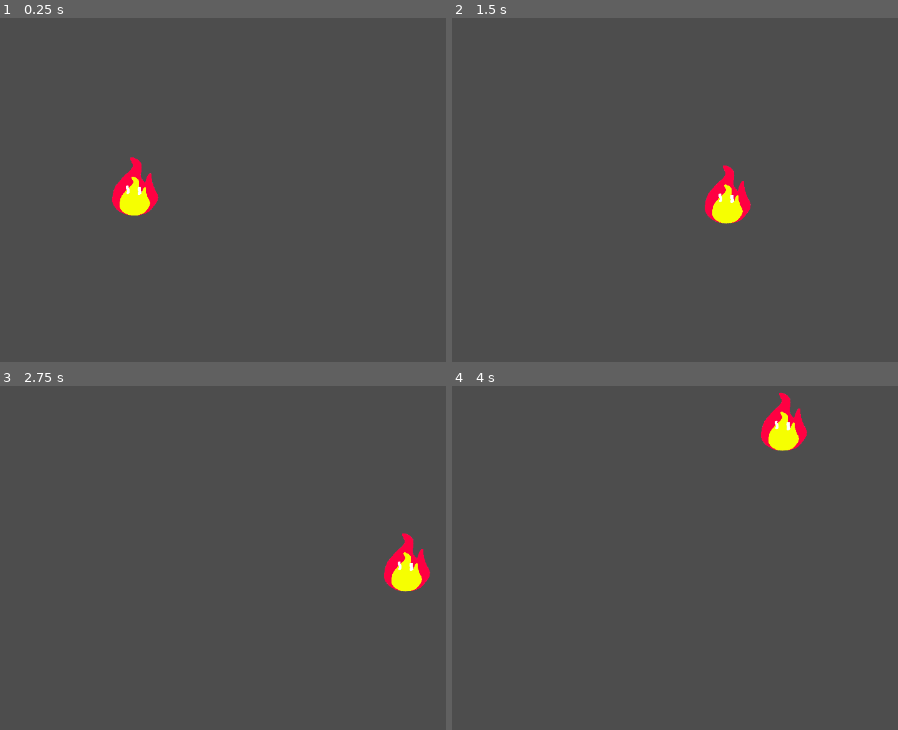
Above: before the commit, frames 1-4 (two rows, left to right).
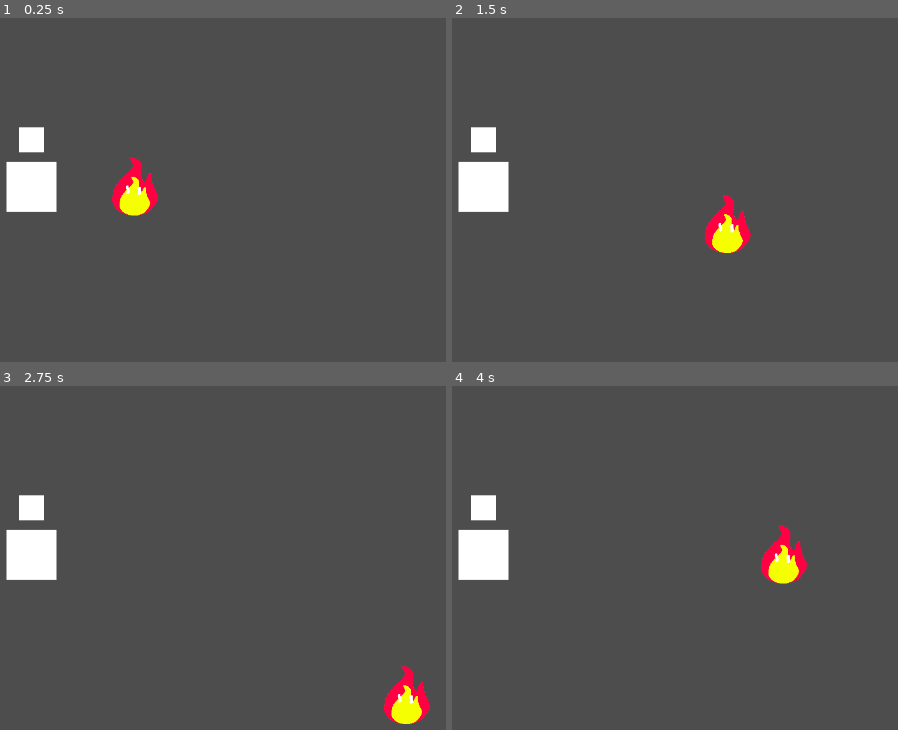
Above: after the commit, the same moments.

Repository: ignamarga1/MiraPinguinoh
Game: Godot game, scene res://scenes/prueba.tscn
The game is run twice, just before and just after one commit, with the same random seed, the same clock (stepped at 60 frames per second) and the same inputs. This scene is started directly instead of the project's main scene.
Inputs:
- Up to frame 1 (0.25 s): no input
- Up to frame 2 (1.5 s): tap Enter at 0.5 s; hold Right (ui_right) 0.53-1.28 s; tap Space (Interact, bound only after the commit) at 0.6, 1.35 s; hold Down (ui_down) from 1.28 s (still down)
- Up to frame 3 (2.75 s): release Down (ui_down) at 2.03 s; hold Right (ui_right) from 2.03 s (still down); tap Space (Interact, bound only after the commit) at 2.1 s
- Up to frame 4 (4 s): release Right (ui_right) at 2.78 s; hold Up (ui_up) 2.78-3.53 s; tap Space (Interact, bound only after the commit) at 2.85, 3.6 s; hold Left (ui_left) from 3.53 s (still down)

The runs differ from the first frame. In frame 1, 2.1% of the frame differs, in the area x 1-13%, y 31-57%; in frame 2, 3.9%; in frame 3, 4.3%, in the area x 1-97%, y 31-99%; in frame 4, 4.3%.

Commit message:
interactable and queens

Diff:
--- a/Godot/mira-pinguinoh/project.godot
+++ b/Godot/mira-pinguinoh/project.godot
@@ -15,10 +15,27 @@
 config/features=PackedStringArray("4.6", "GL Compatibility")
 config/icon="res://icon.svg"
 
+[autoload]
+
+SignalManager="*uid://cyy4ib0o2x30n"
+
 [display]
 
 window/size/viewport_width=1280
 window/size/viewport_height=720
+
+[input]
+
+Interact={
+"deadzone": 0.2,
+"events": [Object(InputEventKey,"resource_local_to_scene":false,"resource_name":"","device":0,"window_id":0,"alt_pressed":false,"shift_pressed":false,"ctrl_pressed":false,"meta_pressed":false,"pressed":false,"keycode":0,"physical_keycode":32,"key_label":0,"unicode":0,"location":0,"echo":false,"script":null)
+]
+}
+
+[layer_names]
+
+2d_physics/layer_2="Player"
+2d_physics/layer_3="Interactable"
 
 [physics]
 
--- /dev/null
+++ b/Godot/mira-pinguinoh/scenes/Queens.tscn
@@ -0,0 +1,142 @@
+[gd_scene format=3 uid="uid://uy2cj7dqjql4"]
+
+[ext_resource type="PackedScene" uid="uid://2x2qewl56ta1" path="res://scenes/interactable_object.tscn" id="1_b71py"]
+[ext_resource type="PackedScene" uid="uid://dc5gbt1e8usyy" path="res://scenes/player.tscn" id="2_eoitg"]
+[ext_resource type="Script" uid="uid://brtibcewte6q" path="res://scripts/queens_manager.gd" id="3_eoitg"]
+
+[node name="Queens" type="Node2D" unique_id=682151997]
+position = Vector2(307, 207)
+scale = Vector2(0.5, 0.5)
+
+[node name="Interactables" type="Node2D" parent="." unique_id=1137079167]
+position = Vector2(631, 209)
+
+[node name="Row 1" type="Node2D" parent="Interactables" unique_id=1975759904]
+position = Vector2(0, 300)
+
+[node name="Interactable1" parent="Interactables/Row 1" unique_id=1353283679 instance=ExtResource("1_b71py")]
+position = Vector2(-400, 0)
+
+[node name="Interactable2" parent="Interactables/Row 1" unique_id=1833380359 instance=ExtResource("1_b71py")]
+position = Vector2(-200, 0)
+j = 1
+
+[node name="Interactable3" parent="Interactables/Row 1" unique_id=1477618049 instance=ExtResource("1_b71py")]
+j = 2
+
+[node name="Interactable4" parent="Interactables/Row 1" unique_id=702804419 instance=ExtResource("1_b71py")]
+position = Vector2(200, 0)
+j = 3
+
+[node name="Interactable5" parent="Interactables/Row 1" unique_id=975825424 instance=ExtResource("1_b71py")]
+position = Vector2(400, 0)
+j = 4
+
+[node name="Row 2" type="Node2D" parent="Interactables" unique_id=1896598516]
+position = Vector2(0, 150)
+
+[node name="Interactable1" parent="Interactables/Row 2" unique_id=1141291164 instance=ExtResource("1_b71py")]
+position = Vector2(-400, 0)
+i = 1
+
+[node name="Interactable2" parent="Interactables/Row 2" unique_id=620852813 instance=ExtResource("1_b71py")]
+position = Vector2(-200, 0)
+i = 1
+j = 1
+
+[node name="Interactable3" parent="Interactables/Row 2" unique_id=107252947 instance=ExtResource("1_b71py")]
+i = 1
+j = 2
+
+[node name="Interactable4" parent="Interactables/Row 2" unique_id=425947533 instance=ExtResource("1_b71py")]
+position = Vector2(200, 0)
+i = 1
+j = 3
+
+[node name="Interactable5" parent="Interactables/Row 2" unique_id=1751534694 instance=ExtResource("1_b71py")]
+position = Vector2(400, 0)
+i = 1
+j = 4
+
+[node name="Row 3" type="Node2D" parent="Interactables" unique_id=1507986461]
+
+[node name="Interactable1" parent="Interactables/Row 3" unique_id=603200204 instance=ExtResource("1_b71py")]
+position = Vector2(-400, 0)
+i = 2
+
+[node name="Interactable2" parent="Interactables/Row 3" unique_id=1644454852 instance=ExtResource("1_b71py")]
+position = Vector2(-200, 0)
+i = 2
+j = 1
+
+[node name="Interactable3" parent="Interactables/Row 3" unique_id=702231946 instance=ExtResource("1_b71py")]
+i = 2
+j = 2
+
+[node name="Interactable4" parent="Interactables/Row 3" unique_id=1926212474 instance=ExtResource("1_b71py")]
+position = Vector2(200, 0)
+i = 2
+j = 3
+
+[node name="Interactable5" parent="Interactables/Row 3" unique_id=2034242123 instance=ExtResource("1_b71py")]
+position = Vector2(400, 0)
+i = 2
+j = 4
+
+[node name="Row 4" type="Node2D" parent="Interactables" unique_id=1820093580]
+position = Vector2(0, -150)
+
+[node name="Interactable1" parent="Interactables/Row 4" unique_id=1114370278 instance=ExtResource("1_b71py")]
+position = Vector2(-400, 0)
+i = 3
+
+[node name="Interactable2" parent="Interactables/Row 4" unique_id=1388507264 instance=ExtResource("1_b71py")]
+position = Vector2(-200, 0)
+i = 3
+j = 1
+
+[node name="Interactable3" parent="Interactables/Row 4" unique_id=398638827 instance=ExtResource("1_b71py")]
+i = 3
+j = 2
+
+[node name="Interactable4" parent="Interactables/Row 4" unique_id=575060130 instance=ExtResource("1_b71py")]
+position = Vector2(200, 0)
+i = 3
+j = 3
+
+[node name="Interactable5" parent="Interactables/Row 4" unique_id=924264322 instance=ExtResource("1_b71py")]
+position = Vector2(400, 0)
+i = 3
+j = 4
+
+[node name="Row 5" type="Node2D" parent="Interactables" unique_id=127634055]
+position = Vector2(0, -300)
+
+[node name="Interactable1" parent="Interactables/Row 5" unique_id=144752920 instance=ExtResource("1_b71py")]
+position = Vector2(-400, 0)
+i = 4
+
+[node name="Interactable2" parent="Interactables/Row 5" unique_id=1061370704 instance=ExtResource("1_b71py")]
+position = Vector2(-200, 0)
+i = 4
+j = 1
+
+[node name="Interactable3" parent="Interactables/Row 5" unique_id=238023676 instance=ExtResource("1_b71py")]
+i = 4
+j = 2
+
+[node name="Interactable4" parent="Interactables/Row 5" unique_id=98370859 instance=ExtResource("1_b71py")]
+position = Vector2(200, 0)
+i = 4
+j = 3
+
+[node name="Interactable5" parent="Interactables/Row 5" unique_id=1482978899 instance=ExtResource("1_b71py")]
+position = Vector2(400, 0)
+i = 4
+j = 4
+
+[node name="Player" parent="." unique_id=1894066236 instance=ExtResource("2_eoitg")]
+position = Vector2(631, 652)
+
+[node name="GameManager" type="Node2D" parent="." unique_id=2142246096]
+script = ExtResource("3_eoitg")
--- /dev/null
+++ b/Godot/mira-pinguinoh/scenes/interactable_object.tscn
@@ -0,0 +1,38 @@
+[gd_scene format=3 uid="uid://2x2qewl56ta1"]
+
+[ext_resource type="Script" uid="uid://bs2tc1aibw5js" path="res://scripts/interactable_object.gd" id="1_1cvqn"]
+[ext_resource type="Texture2D" uid="uid://dcb83il8ukf8w" path="res://assets/square.png" id="1_gknyc"]
+
+[sub_resource type="RectangleShape2D" id="RectangleShape2D_1cvqn"]
+size = Vector2(80, 80)
+
+[sub_resource type="RectangleShape2D" id="RectangleShape2D_gknyc"]
+size = Vector2(68, 11)
+
+[node name="Interactable" type="Node2D" unique_id=1353283679 node_paths=PackedStringArray("indicator")]
+script = ExtResource("1_1cvqn")
+indicator = NodePath("Indicator")
+
+[node name="StaticBody2D" type="StaticBody2D" parent="." unique_id=307102129]
+
+[node name="CollisionShape2D" type="CollisionShape2D" parent="StaticBody2D" unique_id=268235689]
+shape = SubResource("RectangleShape2D_1cvqn")
+
+[node name="Sprite2D" type="Sprite2D" parent="StaticBody2D" unique_id=1085638741]
+scale = Vector2(0.1, 0.1)
+texture = ExtResource("1_gknyc")
+
+[node name="Area2D" type="Area2D" parent="." unique_id=608663492]
+collision_layer = 5
+
+[node name="CollisionShape2D" type="CollisionShape2D" parent="Area2D" unique_id=527323308]
+position = Vector2(1, 42)
+shape = SubResource("RectangleShape2D_gknyc")
+
+[node name="Indicator" type="Sprite2D" parent="." unique_id=1868803806]
+position = Vector2(0, -75)
+scale = Vector2(0.05, 0.05)
+texture = ExtResource("1_gknyc")
+
+[connection signal="body_entered" from="Area2D" to="." method="_on_area_2d_body_entered"]
+[connection signal="body_exited" from="Area2D" to="." method="_on_area_2d_body_exited"]
--- a/Godot/mira-pinguinoh/scenes/player.tscn
+++ b/Godot/mira-pinguinoh/scenes/player.tscn
@@ -3,10 +3,11 @@
 [ext_resource type="Texture2D" uid="uid://bf6e5ihrp4m2m" path="res://assets/fueguito.png" id="1_3vyb7"]
 [ext_resource type="Script" uid="uid://ctdsrujq4nphg" path="res://scripts/player.gd" id="1_g2els"]
 
-[sub_resource type="CircleShape2D" id="CircleShape2D_g2els"]
-radius = 31.257
+[sub_resource type="RectangleShape2D" id="RectangleShape2D_g2els"]
+size = Vector2(66, 24)
 
 [node name="Player" type="CharacterBody2D" unique_id=1894066236]
+collision_mask = 5
 script = ExtResource("1_g2els")
 
 [node name="Sprite2D" type="Sprite2D" parent="." unique_id=897257649]
@@ -14,5 +15,5 @@
 texture = ExtResource("1_3vyb7")
 
 [node name="CollisionShape2D" type="CollisionShape2D" parent="." unique_id=2142039347]
-position = Vector2(0, 16)
-shape = SubResource("CircleShape2D_g2els")
+position = Vector2(0, 37)
+shape = SubResource("RectangleShape2D_g2els")
--- a/Godot/mira-pinguinoh/scenes/prueba.tscn
+++ b/Godot/mira-pinguinoh/scenes/prueba.tscn
@@ -1,20 +1,16 @@
 [gd_scene format=3 uid="uid://x0jmys7s4mo0"]
 
 [ext_resource type="PackedScene" uid="uid://dc5gbt1e8usyy" path="res://scenes/player.tscn" id="1_1eu8g"]
-
-[sub_resource type="WorldBoundaryShape2D" id="WorldBoundaryShape2D_1eu8g"]
-distance = -78.0
+[ext_resource type="PackedScene" uid="uid://2x2qewl56ta1" path="res://scenes/interactable_object.tscn" id="2_aoy30"]
 
 [node name="Node2D" type="Node2D" unique_id=1144109043]
+
+[node name="Camera2D" type="Camera2D" parent="." unique_id=459742989]
+position = Vector2(32, -35)
+
+[node name="Interactable" parent="." unique_id=1659518625 instance=ExtResource("2_aoy30")]
+position = Vector2(-132, 19)
 
 [node name="Player" parent="." unique_id=1894066236 instance=ExtResource("1_1eu8g")]
 position = Vector2(33, 18)
 motion_mode = 1
-
-[node name="Camera2D" type="Camera2D" parent="." unique_id=459742989]
-position = Vector2(32, -35)
-
-[node name="StaticBody2D" type="StaticBody2D" parent="." unique_id=2101422606]
-
-[node name="CollisionShape2D" type="CollisionShape2D" parent="StaticBody2D" unique_id=1121888626]
-shape = SubResource("WorldBoundaryShape2D_1eu8g")
--- /dev/null
+++ b/Godot/mira-pinguinoh/scenes/signal_manager.tscn
@@ -0,0 +1,3 @@
+[gd_scene format=3 uid="uid://dnjkfq73gcuir"]
+
+[node name="SignalManager" type="Node2D" unique_id=821421331]
--- /dev/null
+++ b/Godot/mira-pinguinoh/scripts/interactable_object.gd
@@ -0,0 +1,27 @@
+extends Node2D
+
+@export var i = 0
+@export var j = 0
+@export var indicator: Sprite2D
+
+var player_inside_interaction_area = false
+
+func _ready() -> void:
+	SignalManager.light_interactable.connect(light_indicator)
+
+func _process(delta: float) -> void:
+	var interaction_pressed = Input.is_action_just_pressed("Interact")
+	if interaction_pressed && player_inside_interaction_area:
+		SignalManager.player_interaction.emit(i, j)
+
+func _on_area_2d_body_entered(body: Node2D) -> void:
+	if body is Player:
+		player_inside_interaction_area = true
+
+func _on_area_2d_body_exited(body: Node2D) -> void:
+	if body is Player:
+		player_inside_interaction_area = false
+
+func light_indicator(x: int, y: int, color: Color):
+	if x == i && y == j:
+		indicator.modulate = color
--- a/Godot/mira-pinguinoh/scripts/player.gd
+++ b/Godot/mira-pinguinoh/scripts/player.gd
@@ -1,3 +1,4 @@
+class_name Player
 extends CharacterBody2D
 
 @export var speed = 300.0
--- /dev/null
+++ b/Godot/mira-pinguinoh/scripts/queens_manager.gd
@@ -0,0 +1,127 @@
+extends Node
+
+var board = [
+	[false, false, false, false, false],
+	[false, false, false, false, false],
+	[false, false, false, false, false],
+	[false, false, false, false, false],
+	[false, false, false, false, false]
+]
+
+var queens_true = 0
+
+# Called when the node enters the scene tree for the first time.
+func _ready() -> void:
+	SignalManager.player_interaction.connect(on_player_interaction)
+
+func on_player_interaction(i: int, j: int):
+	if board[i][j]:
+		board[i][j] = false
+		queens_true = queens_true - 1
+		SignalManager.light_interactable.emit(i, j, Color.WHITE)
+		light_all_enbled(Color.GREEN)
+	else:
+		board[i][j] = true
+		queens_true = queens_true + 1
+		SignalManager.light_interactable.emit(i, j, Color.GREEN)
+
+	var errors = all_invalid_queens()
+	send_error_signal(errors)
+
+	if queens_true == 5 && len(errors) == 0:
+		light_all_enbled(Color.BLUE)
+
+
+func all_invalid_queens():
+	var invalid_queens = []
+
+	for i in range(0, len(board)):
+		for j in range(0, len(board[0])):
+			if board[i][j]:
+				column_invalid_queens(i, j, invalid_queens)
+				row_invalid_queens(i, j, invalid_queens)
+				upper_right_diagonal_invalid_queens(i, j, invalid_queens)
+				upper_left_diagonal_invalid_queens(i, j, invalid_queens)
+				down_left_diagonal_invalid_queens(i, j, invalid_queens)
+				down_right_diagonal_invalid_queens(i, j, invalid_queens)
+	return invalid_queens
+
+
+func send_error_signal(errors: Array):
+	for error in errors:
+		SignalManager.light_interactable.emit(error[0], error[1], Color.RED)
+
+
+func light_all_enbled(color: Color):
+	for i in range(0, len(board)):
+		for j in range(0, len(board[0])):
+			if board[i][j]:
+				SignalManager.light_interactable.emit(i, j, color)
+
+
+func column_invalid_queens(i: int, j: int, errors: Array):
+	for k in range(0, len(board[0])):
+		if board[k][j] && k != i && !errors.any(func(error):
+			return error[0] == k && error[1] == j
+		):
+			errors.append([k, j])
+
+
+func row_invalid_queens(i: int, j: int, errors: Array):
+	for k in range(0, len(board)):
+		if board[i][k] && k != j && !errors.any(func(error):
+			return error[0] == i && error[1] == k
+		):
+			errors.append([i, k])
+
+
+func upper_right_diagonal_invalid_queens(x: int, y: int, errors: Array):
+	var i = x + 1
+	var j = y + 1
+
+	while i < len(board) && j < len(board):
+		if board[i][j] && !errors.any(func(error):
+			return error[0] == i && error[1] == j
+		):
+			errors.append([i, j])
+		i = i + 1
+		j = j + 1
+
+
+func upper_left_diagonal_invalid_queens(x: int, y: int, errors: Array):
+	var i = x - 1
+	var j = y + 1
+
+	while i >= 0 && j < len(board):
+		if board[i][j] && !errors.any(func(error):
+			return error[0] == i && error[1] == j
+		):
+			errors.append([i, j])
+		i = i - 1
+		j = j + 1
+
+
+func down_left_diagonal_invalid_queens(x: int, y: int, errors: Array):
+	var i = x - 1
+	var j = y - 1
+
+	while i >= 0 && j >= 0:
+		if board[i][j] && !errors.any(func(error):
+			return error[0] == i && error[1] == j
+		):
+			errors.append([i, j])
+		i = i - 1
+		j = j - 1
+
+
+func down_right_diagonal_invalid_queens(x: int, y: int, errors: Array):
+	var i = x + 1
+	var j = y - 1
+
+	while i < len(board) && j >= 0:
+		if board[i][j] && !errors.any(func(error):
+			return error[0] == i && error[1] == j
+		):
+			errors.append([i, j])
+		i = i + 1
+		j = j - 1
--- /dev/null
+++ b/Godot/mira-pinguinoh/scripts/signal_manager.gd
@@ -0,0 +1,4 @@
+extends Node
+
+signal player_interaction
+signal light_interactable
Binary file added: Godot/mira-pinguinoh/assets/square.png
Not shown, added: Godot/mira-pinguinoh/assets/square.png.import
Not shown, added: Godot/mira-pinguinoh/scripts/interactable_object.gd.uid
Not shown, added: Godot/mira-pinguinoh/scripts/queens_manager.gd.uid
Not shown, added: Godot/mira-pinguinoh/scripts/signal_manager.gd.uid
Not shown, added: Godot/mira-pinguinoh/scenes/Queens.tscn41852105757.tmp
Not shown, added: Godot/mira-pinguinoh/scenes/Queens.tscn41860075580.tmp
